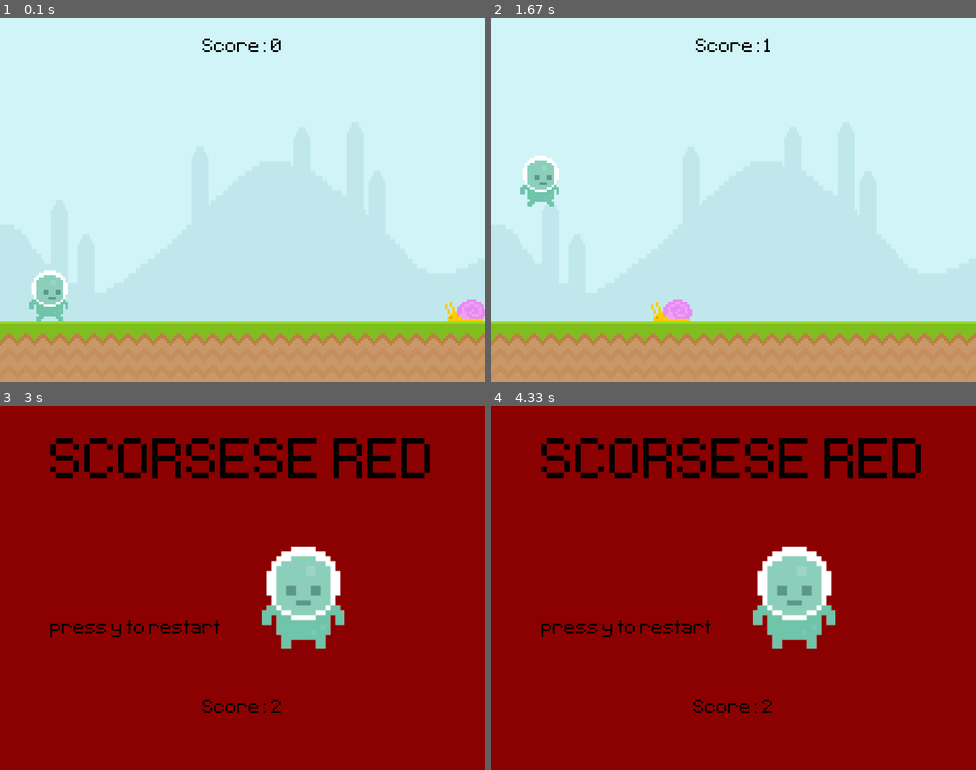
Above: before the commit, frames 1-4 (two rows, left to right).
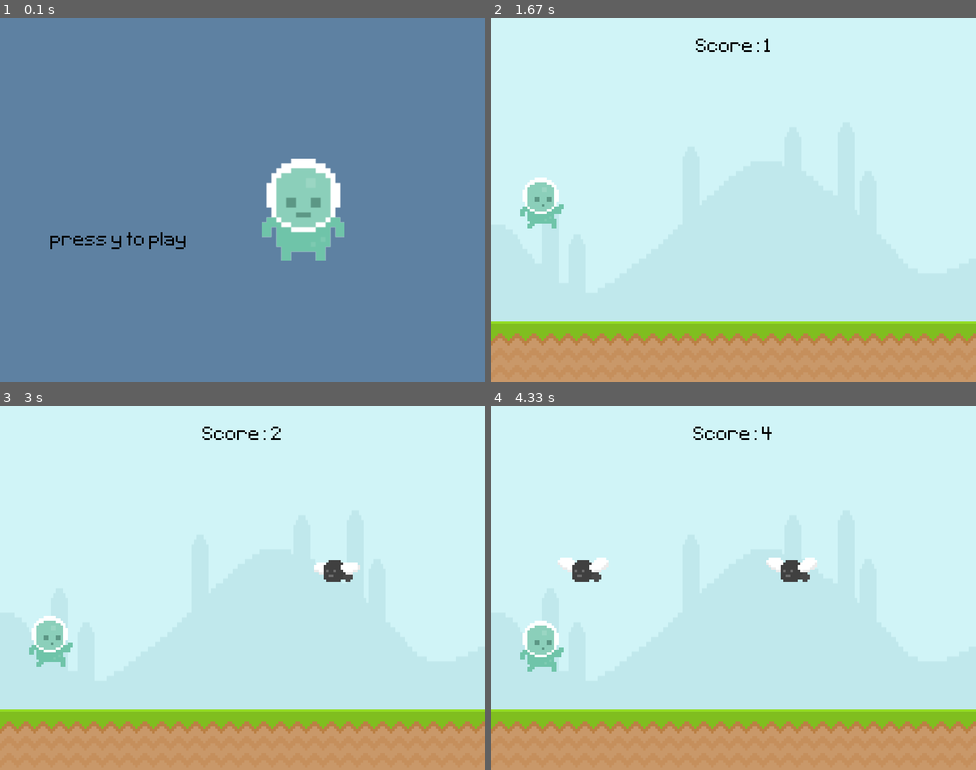
Above: after the commit, the same moments.

Repository: sean-d/pygame-learning-corner
Game: pygame game, started from first-runner/game.py
The game is run twice, just before and just after one commit, with the same random seed, the same clock (stepped at 60 frames per second) and the same inputs.
Inputs (mouse positions are in pixels of both pictures, inside the frame that each line leads up to):
- Up to frame 1 (0.1 s): no input
- Up to frame 2 (1.67 s): tap Y at 0.33 s; tap Space at 0.67, 1.07, 1.37 s
- Up to frame 3 (3 s): tap Space at 1.9, 2.2 s; press the mouse at (48, 682) at 2.93 s
- Up to frame 4 (4.33 s): move the mouse to (626, 566) at 3.03 s; release the mouse at (714, 453) at 3.17 s; press the mouse at (539, 682) at 3.6 s; move the mouse to (704, 649) at 3.7 s; release the mouse at (874, 617) at 3.83 s; tap Space at 3.97, 4.27 s

The runs differ from the first frame. In frame 1, 100% of the frame differs, in the area x 0-100%, y 0-100%; in frame 2, 1.6%; in frame 3, 100%; in frame 4, 100%.

Commit message:
snails and flys working. animations working. collisions working. player working. start scene, play scene, death scenes working. next up, huge refactoring into oopsville.

Diff:
--- a/first-runner/game.py
+++ b/first-runner/game.py
@@ -1,7 +1,29 @@
 import pygame
 from sys import exit
+from random import randint
 
 pygame.init()
+
+def obstacle_movement(obstacle_list):
+    if obstacle_list:
+        for obstacle_rect in obstacle_list:
+            obstacle_rect.x -= 5
+            if obstacle_rect.bottom == GROUND: screen.blit(snail_surface, obstacle_rect)
+            else: screen.blit(fly_surface, obstacle_rect)
+        # remove any obstacle that is beyond the far left wall after it moves....
+        obstacle_list = [rect for rect in obstacle_list if rect.x > -100]
+
+        return obstacle_list
+    # we return an empty list. when the game starts, the timer has not run yet and there is no obstacle_rect_list list yet. So when it attempts to append to it
+    # it will be appending to the returned value of NoneType. So we return an empty list which can then be appended to.
+    else:
+        return []
+
+def check_colissions(player, obstacle_list):
+    if obstacle_list:
+        for obstacle in obstacle_list:
+            if player.colliderect(obstacle): return False
+    return True
 
 def get_score():
     current_time = int(pygame.time.get_ticks() /  1000) - start_time
@@ -10,6 +32,20 @@
     screen.blit(score_surface, score_rect)
     return current_time
 
+def player_animation():
+    global player_surf, player_walk_index
+    # play walking if on floor
+    if player_rect.bottom == GROUND:
+        # .1->.9 cast as an int to 0. 1 to 1.9 cast to 1.
+        # so we reset the index back to 0 when it hits a length longer than the number of walk animations avaialble
+        player_walk_index += 0.1
+        if player_walk_index > len(player_walk):
+            player_walk_index = 0
+        player_surf = player_walk[int(player_walk_index)]
+    # play jumping if not on floor
+    else:
+        player_surf = player_jump
+
 WIDTH, HEIGHT = 800, 600
 GROUND = 500
 
@@ -19,7 +55,7 @@
 
 start_time = 0
 score = 0
-game_active = True
+game_active = False # start at a loading screen rather than jumping straing into the game
 
 main_font = pygame.font.Font('font/Pixeltype.ttf', 50)
 scorsese_font = pygame.font.Font('font/Pixeltype.ttf', 150)
@@ -34,24 +70,64 @@
 scorsese_surface = scorsese_font.render("SCORSESE RED", False, 'Black')
 scorsese_rect = scorsese_surface.get_rect(center = (WIDTH/2, 100))
 
-restart_surface = main_font.render("press y to restart", False, 'Black')
+restart_surface = main_font.render("press y to play", False, 'Black')
 restart_rect = scorsese_surface.get_rect(center = (WIDTH/2, 400))
 
 
+# OBSTACLES
 # use conver_alpha() to handle the alpha values...with only covert() the bg of the snail shows on the surfaces behind it
-snail_surface = pygame.image.load('graphics/snail/snail1.png').convert_alpha()
-snail_rect = snail_surface.get_rect(midbottom = (800, GROUND))
-
-
-player_surface = pygame.image.load('graphics/Player/player_walk_1.png').convert_alpha()
+
+# snail
+## each image is stored as a surface and then kept in a list
+## we default to index 0 as the starting off point for the snail surface
+snail_frame_1 = pygame.image.load('graphics/snail/snail1.png').convert_alpha()
+snail_frame_2 = pygame.image.load('graphics/snail/snail2.png').convert_alpha()
+snail_frames = [snail_frame_1, snail_frame_2]
+snail_frame_index = 0
+snail_surface = snail_frames[snail_frame_index]
+
+fly_frame_1 = pygame.image.load('graphics/Fly/Fly1.png').convert_alpha()
+fly_frame_2 = pygame.image.load('graphics/Fly/Fly2.png').convert_alpha()
+fly_frames = [fly_frame_1, fly_frame_2]
+fly_frame_index = 0
+fly_surface = fly_frames[fly_frame_index]
+# fly_rect = fly_surface.get_rect(midbottom = (900, 100))  # do not use anymore
+
+obstacle_rect_list = []
+
+
+# PLAYER
+player_walk_1 = pygame.image.load('graphics/Player/player_walk_1.png').convert_alpha()
+player_walk_2 = pygame.image.load('graphics/Player/player_walk_2.png').convert_alpha()
+player_walk = [player_walk_1, player_walk_2]
+player_walk_index = 0 # represents which surface will be shown for the walk animation
+player_surf = player_walk[player_walk_index]
+player_jump = pygame.image.load('graphics/Player/jump.png').convert_alpha()
 # create a rect around the player_surface where the x,y are measured to the middle bottom of the rect.
 # 80 is a good place to start the player from the left. GROUND is well, global ground. :)
-player_rect = player_surface.get_rect(midbottom = (80, GROUND))
+player_rect = player_surf.get_rect(midbottom = (80, GROUND))
 player_gravity = 0
 player_gameover_surface = pygame.image.load('graphics/Player/player_stand.png').convert_alpha()
 player_gameover_surface = pygame.transform.rotozoom(player_gameover_surface, 0, 2) # scale the player, at 0 angle, 2x scale
 player_gameover_rect = player_gameover_surface.get_rect(midbottom = (500, 400))
 
+
+#TIMER
+## there are pygame reserved events, so to avoid overlapping, we add a +1 to the event
+obstacle_timer = pygame.USEREVENT + 1
+snail_timer = pygame.USEREVENT + 2
+fly_timer = pygame.USEREVENT + 3
+
+# trigger event in certain intervals
+# https://www.pygame.org/docs/ref/time.html?highlight=set_timer#pygame.time.set_timer
+pygame.time.set_timer(obstacle_timer, 1400) # triggered event, often to trigger in ms
+pygame.time.set_timer(snail_timer, 500)
+pygame.time.set_timer(fly_timer, 200)
+
+
+
+
+#GAME LOOP
 while True:
     for event in pygame.event.get():
         if event.type == pygame.QUIT:
@@ -62,17 +138,35 @@
                 if event.key == pygame.K_y:
                     start_time = int(pygame.time.get_ticks() / 1000) # set this to what the get_score has so when the game restarts, the score resets to 0.
                     game_active = True
-                    snail_rect.left = 800
+                    # snail_rect.left = 800  # we are no longer using snail_rect and we are handling obstacles in the obstacle movement fn
         else:
             if event.type == pygame.KEYDOWN:
                 if event.key == pygame.K_SPACE and player_rect.bottom >= GROUND: # single-jump only
-                        player_gravity = -20
+                        player_gravity = -18
             # mouse_position = pygame.mouse.get_pos()
             # if player_rect.collidepoint(mouse_position):
             # print(pygame.mouse.get_pressed()) # returns a tuple (False|True, False|True, False|True) that represents left, middle, right buttons if true
             if event.type == pygame.MOUSEBUTTONDOWN and player_rect.bottom >= GROUND: # single-jump only
                     if player_rect.collidepoint(event.pos):
                         player_gravity = -20
+            # timer for launching obstacles at the player
+            # if randint is 0 (true), a fly gets added to the obstacle list. else a snail
+            if event.type == obstacle_timer:
+                if randint(0, 2): obstacle_rect_list.append(snail_surface.get_rect(midbottom = (randint(900, 1100), GROUND)))
+                else: obstacle_rect_list.append(fly_surface.get_rect(midbottom = (randint(900, 1100), 290)))
+
+            if event.type == snail_timer:
+                if snail_frame_index == 0: snail_frame_index = 1
+                else: snail_frame_index = 0
+                snail_surface = snail_frames[snail_frame_index]
+
+            if event.type == fly_timer:
+                if fly_frame_index == 0: fly_frame_index = 1
+                else: fly_frame_index = 0
+                fly_surface = fly_frames[fly_frame_index]
+
+            # each time the snail timer runs, the index changes causing the animation to occur
+
     if game_active:
     # pygame will lay out the surfaces in the order you call them. so we have the ground overlaying the sky
         screen.blit(sky_surface, (0,0))
@@ -80,32 +174,50 @@
         # screen.blit(score_surface, score_rect) # replacing with a score timer
         score = get_score()
 
-        snail_rect.right -= 5
-        screen.blit(snail_surface, snail_rect)
-        if snail_rect.right <= 0: # if the right side of the snail passes the left side of the screen, giving the visual of exiting stage left
-            snail_rect.left = 800 # put the left side of the snail at the right edge of the screen so it appears to be entering the screen
-
-
+        # removed as this is no longer needed as it will live inside the obstacle timer stuff
+        # snail_rect.right -= 5
+        # screen.blit(snail_surface, snail_rect)
+        # if snail_rect.right <= 0: # if the right side of the snail passes the left side of the screen, giving the visual of exiting stage left
+        #     snail_rect.left = 800 # put the left side of the snail at the right edge of the screen so it appears to be entering the screen
+
+
+        # Obstacle Movement
+        obstacle_rect_list = obstacle_movement(obstacle_rect_list)
+
+        #Player
         player_gravity += 1
         player_rect.y += player_gravity
 
         if player_rect.bottom >= GROUND: player_rect.bottom = GROUND
         if player_rect.top <= 0: player_rect.top = 0 # if single-jump is removed, the player is ceiling'd at the ceiling
-
-        screen.blit(player_surface, player_rect) # using the player_rect to determine placement of the player surface
-
-        if snail_rect.colliderect(player_rect):
-            game_active = False
+        player_animation() # right before we blip the player is the right place for this
+        screen.blit(player_surf, player_rect) # using the player_rect to determine placement of the player surface
+
+        # Collision Detection
+        game_active = check_colissions(player_rect, obstacle_rect_list)
+        # snail_rect is no longer a thing. we will deal with collisions elsewhere
+        # if snail_rect.colliderect(player_rect):
+        #     game_active = False
     else:
+        obstacle_rect_list.clear() # remove all items so when the game restarts, we are not colliding with what killed us previously
+        player_rect.midbottom = (80, GROUND) # same as when the player_rect is initialized. this way we start on the ground if we die in the air
+        player_gravity = 0 # initialize this back to 0 as well
         final_score_surface = main_font.render(f"Score: {score}", False, 'Black')
         final_score_rect = final_score_surface.get_rect(center = (WIDTH/2, 500))
 
-        screen.fill("Dark Red")
-        screen.blit(scorsese_surface, scorsese_rect)
-        screen.blit(player_gameover_surface, player_gameover_rect)
-        print(score)
-        screen.blit(final_score_surface, final_score_rect)
-        screen.blit(restart_surface, restart_rect)
+        # the load-in screen for having not played yet
+        if score == 0:
+            screen.fill((94, 129, 162))
+            screen.blit(player_gameover_surface, player_gameover_rect)
+            screen.blit(restart_surface, restart_rect)
+
+        # for when you die and are asked to play again
+        else:
+            screen.fill("Dark Red")
+            screen.blit(scorsese_surface, scorsese_rect)
+            screen.blit(player_gameover_surface, player_gameover_rect)
+            screen.blit(final_score_surface, final_score_rect)
+            screen.blit(restart_surface, restart_rect)
 
 
     pygame.display.update()
